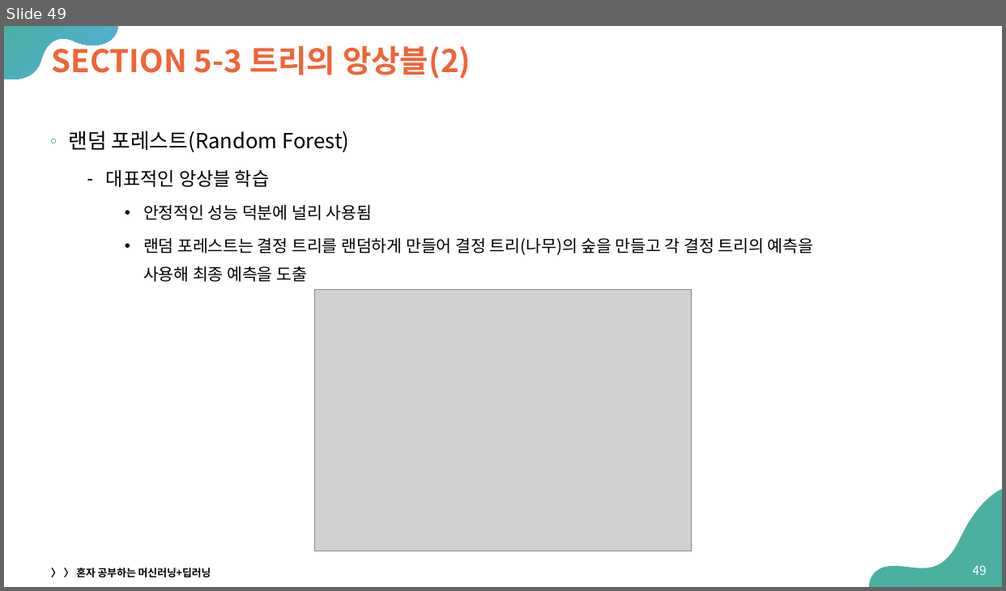
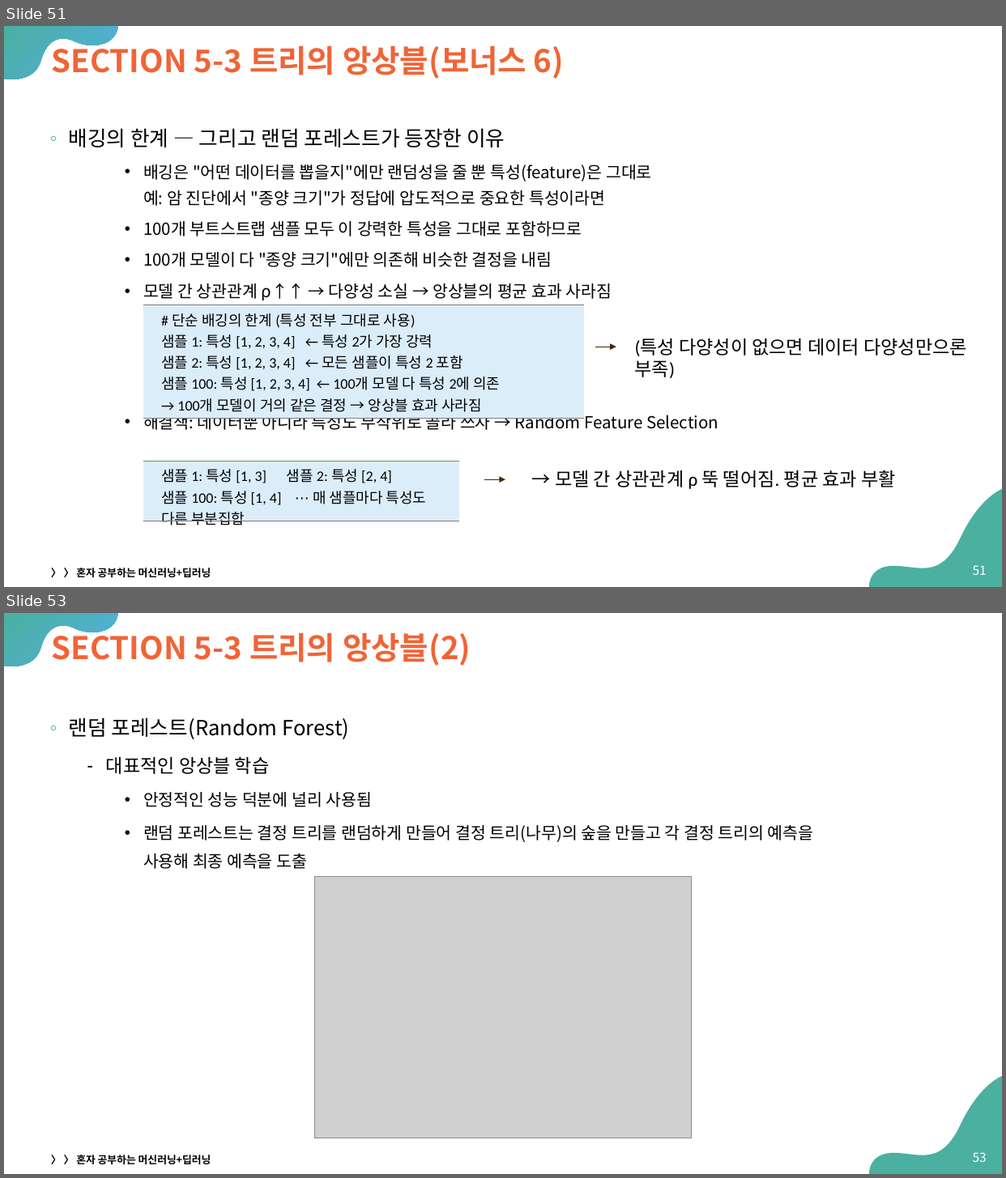
Before and after one commit to Sangdon-Park/Sangdon-Park.github.io, a slide deck: data/인공지능/05_트리_알고리즘.pptx. Shown one above the other, each under a label of ours: slide 49 before the commit, slides 51 and 53 after it; the slides between them are not shown. The pictures are 1006x591 and 1006x1178 pixels, drawn with LibreOffice and Linux fonts; fonts in the diff are those of the drawing; grey boxes stand for pictures. Boxes give left, top, right and bottom in pixels: in the first picture for what was removed or moved away, otherwise in the second. Text is boxed around its words. In the diff, an @@ line names an element or a change of style, - is before the commit and + after.

```diff
--- a/data/인공지능/05_트리_알고리즘.pptx
+++ b/data/인공지능/05_트리_알고리즘.pptx
@@ slide 51 added at <box>4,26,1002,587</box>, background #FFFFFF; not listed: 2 template elements that a slide beside it also shows @@
@@ title added at <box>51,41,564,79</box>, 30 pt, text #F06436, bold @@
+SECTION 5-3 트리의 앙상블(보너스 6)
@@ text added at <box>69,128,718,430</box>, 16 pt, text #000000 @@
+◦ 배깅의 한계 — 그리고 랜덤 포레스트가 등장한 이유
+    • 배깅은 "어떤 데이터를 뽑을지"에만 랜덤성을 줄 뿐 특성(feature)은 그대로
+      예: 암 진단에서 "종양 크기"가 정답에 압도적으로 중요한 특성이라면
+    • 100개 부트스트랩 샘플 모두 이 강력한 특성을 그대로 포함하므로
+    • 100개 모델이 다 "종양 크기"에만 의존해 비슷한 결정을 내림
+    • 모델 간 상관관계 ρ↑↑ → 다양성 소실 → 앙상블의 평균 효과 사라짐
+    • 해결책: 데이터뿐 아니라 특성도 무작위로 골라 쓰자 → Random Feature Selection
@@ table added at <box>143,305,584,551</box>, 1 rows, 1 columns @@
+# 단순 배깅의 한계 (특성 전부 그대로 사용) / 샘플 1: 특성 [1, 2, 3, 4] ← 특성 2가 가장 강력 / 샘플 2: 특성 [1, 2, 3, 4] ← 모든 샘플이 특성 2 포함 / 샘플 100: 특성 [1, 2, 3, 4] ← 100개 모델 다 특성 2에 의존 / → 100개 모델이 거의 같은 결정 → 앙상블 효과 사라짐
@@ text added at <box>635,339,967,356</box>, 18 pt, text #000000 @@
+(특성 다양성이 없으면 데이터 다양성만으론 부족)
@@ arrow added from (595, 347) to (616, 347), #4D2702 0.75 pt @@
@@ table added at <box>143,462,459,587</box>, 1 rows, 1 columns @@
+샘플 1: 특성 [1, 3] 샘플 2: 특성 [2, 4] / 샘플 100: 특성 [1, 4] ⋯ 매 샘플마다 특성도 다른 부분집합
@@ arrow added from (484, 480) to (505, 480), #4D2702 0.75 pt @@
@@ text added at <box>555,470,896,489</box>, 18 pt, text #000000 @@
+→ 모델 간 상관관계 ρ 뚝 떨어짐. 평균 효과 부활
@@ text added at <box>51,568,211,578</box>, 10 pt, text #000000, bold @@
+〉 〉 혼자 공부하는 머신러닝+딥러닝
@@ page number added at <box>973,565,987,575</box>, 12 pt, text #FFFFFF @@
+51
@@ what was slide 49 is now slide 53 @@
@@ page number at <box>973,1152,987,1162</box>: text changed @@
-49
+53
```
Also in this commit, not shown: 11 other slides added, 1 other file.
